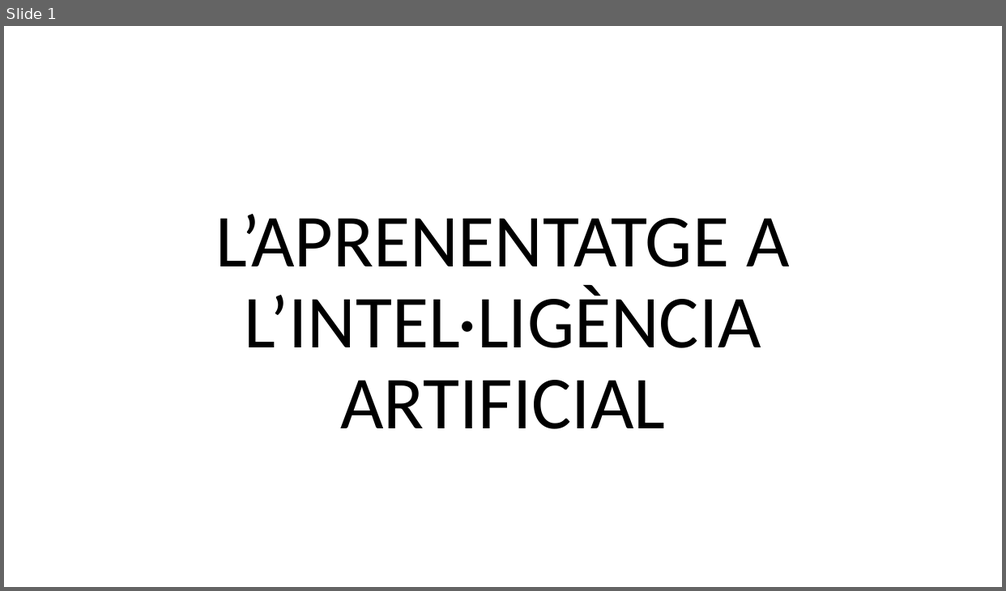
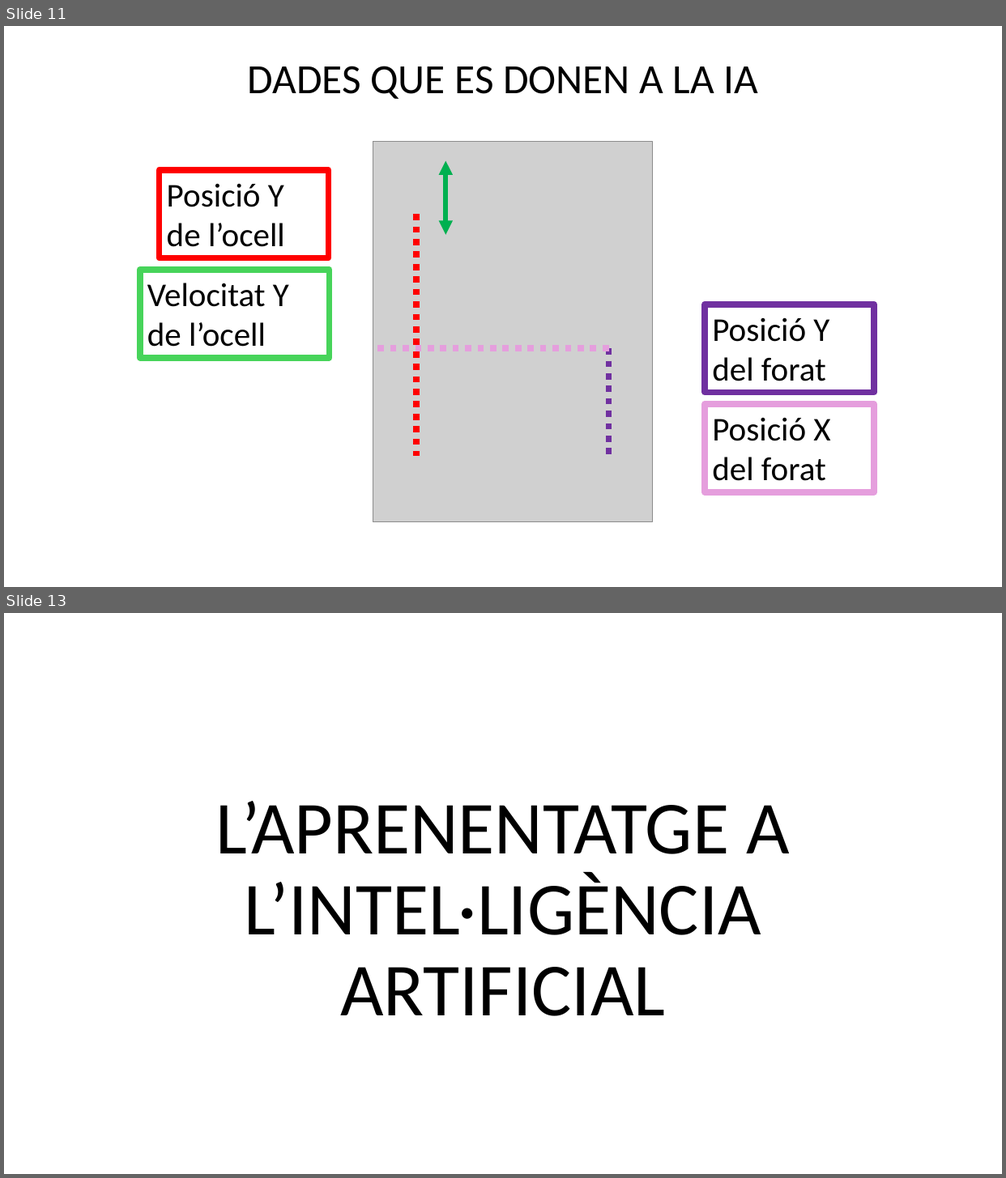
Before and after one commit to FerrerJan/Treball-de-Recerca-IA, a slide deck: TR_ESCRIT/PPT.pptx. Shown one above the other, each under a label of ours: slide 1 before the commit, slides 11 and 13 after it; the slides between them are not shown. The pictures are 1006x591 and 1006x1178 pixels, drawn with LibreOffice and Linux fonts; fonts in the diff are those of the drawing; grey boxes stand for pictures. Boxes give left, top, right and bottom in pixels: in the first picture for what was removed or moved away, otherwise in the second. Text is boxed around its words. In the diff, an @@ line names an element or a change of style, - is before the commit and + after.

```diff
--- a/TR_ESCRIT/PPT.pptx
+++ b/TR_ESCRIT/PPT.pptx
@@ slide 11 added at <box>4,26,1002,587</box>, background #FFFFFF @@
@@ title added at <box>248,66,759,99</box>, 40 pt, text #000000 @@
+DADES QUE ES DONEN A LA IA
@@ picture added at <box>373,141,652,523</box> @@
@@ rectangle added at <box>159,169,328,258</box>, outline #FF0000 6 pt, 32 pt, text #000000 @@
+Posició Y de l’ocell
@@ double arrow added from (445, 160) to (445, 235), #00B050 4.5 pt @@
@@ line added from (416, 214) to (416, 456), #FF0000 6 pt dashed @@
@@ rectangle added at <box>140,270,330,358</box>, outline #47D45A 6 pt, 32 pt, text #000000 @@
+Velocitat Y de l’ocell
@@ rectangle added at <box>705,305,874,393</box>, outline #7030A0 6 pt, 32 pt, text #000000 @@
+Posició Y del forat
@@ line added from (609, 348) to (373, 348), #E59EDD 6 pt dashed @@
@@ line added from (609, 348) to (609, 456), #7030A0 6 pt dashed @@
@@ rectangle added at <box>705,404,874,493</box>, outline #E59EDD 6 pt, 32 pt, text #000000 @@
+Posició X del forat
@@ what was slide 1 is now slide 13 @@
```
Also in this commit, not shown: 11 other slides added.
